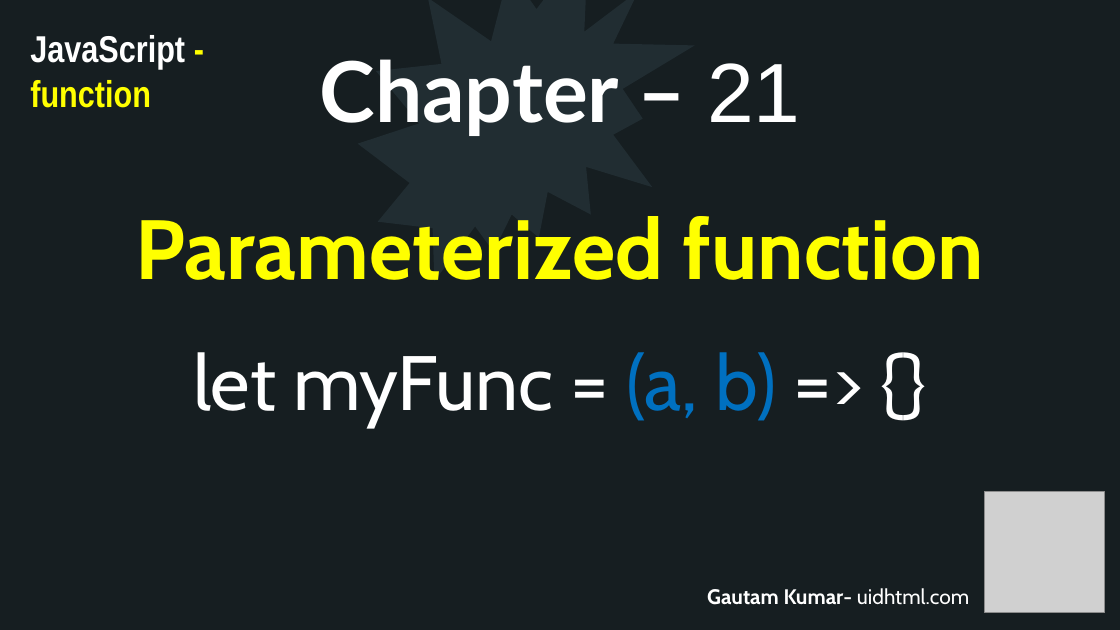
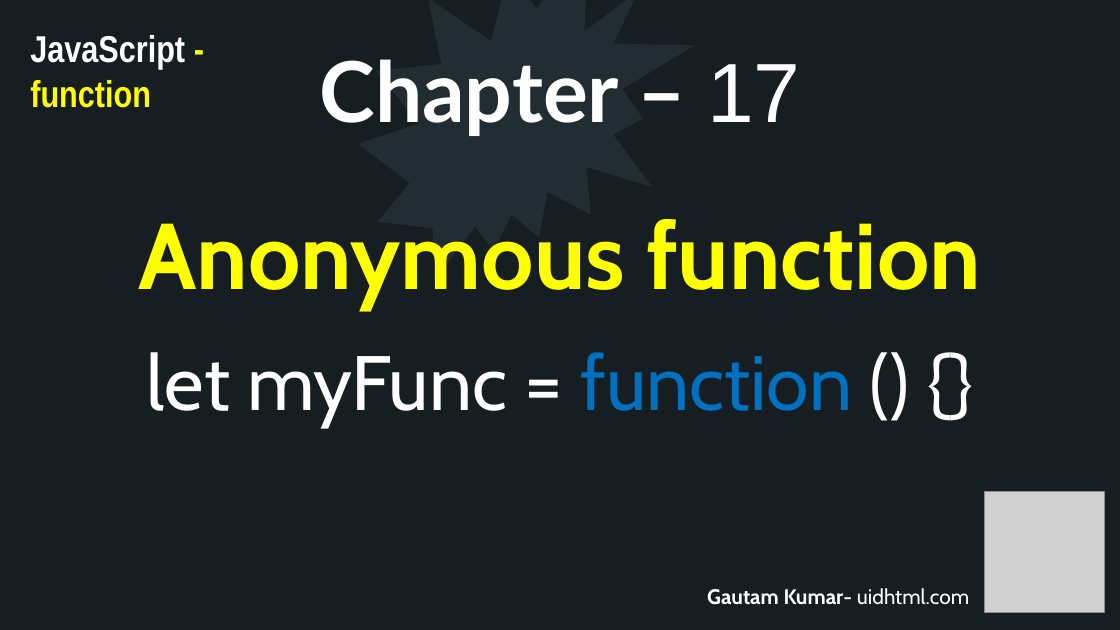
Before and after one commit to uidhtml/javascript-tutorials, a slide deck: slide 52 of Javascript Tutorials.pptx. Drawn at 1120x630 pixels with LibreOffice and Linux fonts; fonts in the diff are those of the drawing; grey boxes stand for pictures. Boxes give left, top, right and bottom in pixels: in the first picture for what was removed or moved away, otherwise in the second. Text is boxed around its words. In the diff, an @@ line names an element or a change of style, - is before the commit and + after.

Commit message:
Added chapter 17 and 18

```diff
--- a/Javascript Tutorials.pptx
+++ b/Javascript Tutorials.pptx
@@ title at (319,59,800,136): text changed @@
-Chapter – 21
+Chapter – 17
@@ text at (138,219,981,309): text changed; size 72 to 80 pt @@
-Parameterized function
+Anonymous function
@@ text at (147,352,852,427): text changed @@
-let myFunc = (a, b) => {}
+let myFunc = function () {}
```
Also in this commit, not shown: 10 other slides changed, 14 slides added, 12 other files.
